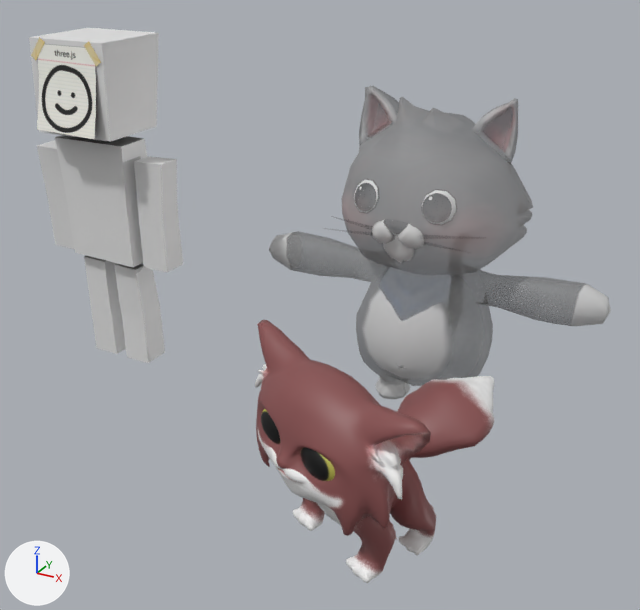
Renders of the glTF model public/assets/glb/CatMac.glb from each side of a commit.
Before and after are seen from a camera (50 mm lens) standing at (0.956, -2.426, 1.476) and looking at (-0.202, -0.32, 0.424). Every picture has the same lights, and +X, +Y and +Z are marked at lower left. Where no turn or scale is listed for an object, it has been applied to the vertices. Vertices at the same position are counted once.

In view in the first picture: 'CatMac', 'game_man', 'pCube7', 'pCube8'.
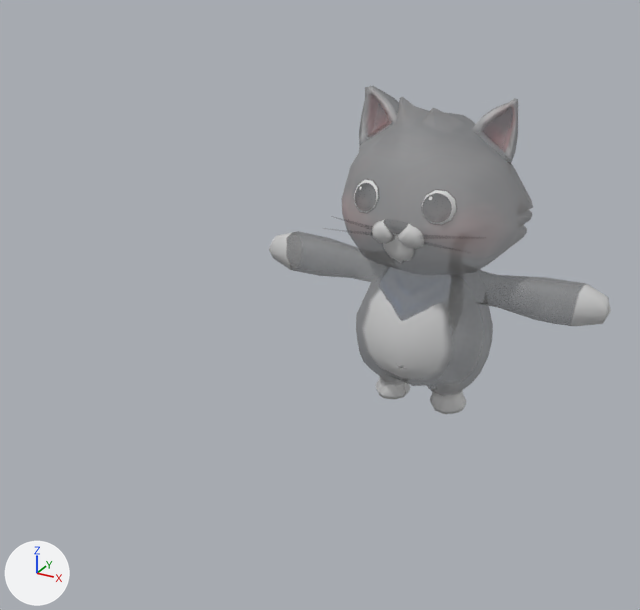
The newer file is also rescaled (x1.12), turned or shifted as a whole; pictures and numbers use the older file's frame.

What differs and where, as boxes (x1, y1, x2, y2) in the pictures (640 x 610 px):
'game_man', deleted
    before: (29, 28, 183, 363)
'CatMac', deleted (brown)
    before: (255, 320, 494, 583)
    faces in mat_catmacbody (picture img_catmac_c): (255, 320, 494, 583)
    faces in mat_catmaceyes (picture img_catmac_c): (261, 409, 335, 481)

What the commit changed:
Material 'lambert2.001' (mat_lambert2_001) is new.
Uses the picture img_cat_texture.
me_mesh_003 has 752 vertices, 1500 faces and spans x -0.567..0.567, y -0.248..0.397, z 0.001..1.008.
me_mesh_003 is used by ob_pcube8; location (0.0, 0.0, 0.0).
me_mesh_003 no longer uses material mat_lambert2 (picture img_cat_texture).
me_mesh_003 part 1: vertex colours changed.
me_mesh_003 now uses material mat_lambert2_001.
Object 'CatMac' (ob_catmac) is deleted.
Object 'game_man' (ob_game_man) is deleted.
